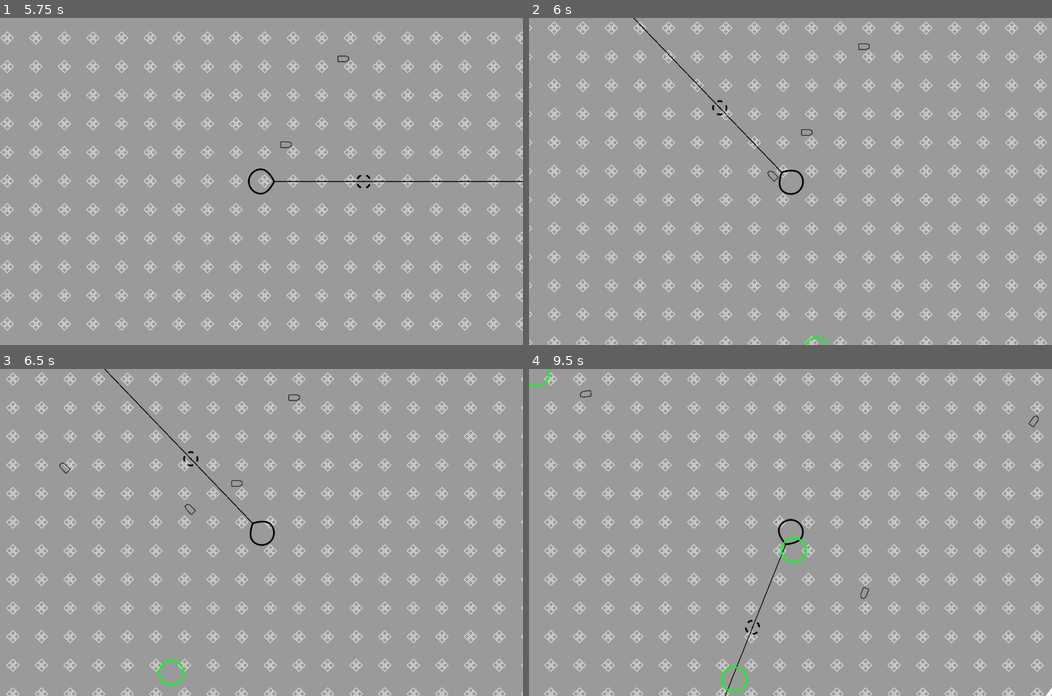
Above: before the commit, frames 1-4 (two rows, left to right).
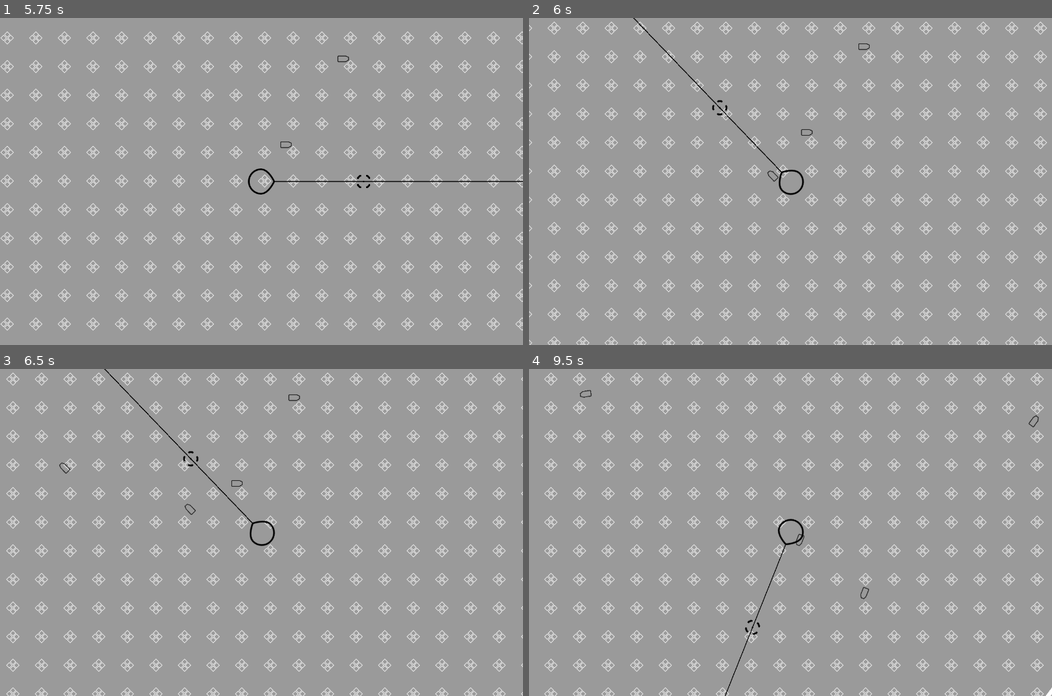
Above: after the commit, the same moments.

Repository: uvmain/zapfour
Game: Godot game, scene res://main/main.tscn
Same seed, same stepped clock (60 frames per second), same inputs: the game is played once before the commit and once after it.
Inputs (mouse positions are in pixels of both pictures, inside the frame that each line leads up to):
- Up to frame 1 (5.75 s): tap Enter at 0.5 s; move the mouse to (376, 165) at 0.52 s; hold D (player_right) 0.53-1.28 s; move the mouse to (156, 197) at 1.27 s; hold S (player_down) 1.28-2.03 s; move the mouse to (313, 109) at 2.02 s; hold D (player_right) 2.03-2.78 s; move the mouse to (235, 246) at 2.77 s; hold W (player_up) 2.78-3.53 s; move the mouse to (418, 230) at 3.52 s; hold A (player_left) 3.53-5.03 s; move the mouse to (104, 132) at 4.27 s; move the mouse to (287, 181) at 5.02 s; hold S (player_down) from 5.03 s (still down)
- Up to frame 2 (6 s): move the mouse to (712, 99) at 5.77 s; release S (player_down) at 5.78 s; hold D (player_right) from 5.78 s (still down)
- Up to frame 3 (6.5 s): keep holding D (player_right)
- Up to frame 4 (9.5 s): move the mouse to (905, 516) at 6.52 s; release D (player_right) at 6.53 s; hold W (player_up) 6.53-7.28 s; move the mouse to (685, 548) at 7.27 s; hold D (player_right) 7.28-8.03 s; move the mouse to (842, 460) at 8.02 s; hold S (player_down) 8.03-8.78 s; move the mouse to (764, 597) at 8.77 s; hold A (player_left) from 8.78 s (still down)

Frame 1 is identical in both runs. In frame 2, less than 0.1% of the frame differs, in the area x 52-58%, y 97-100%; in frame 3, 0.1%; in frame 4, 0.3%, in the area x 0-54%, y 0-99%.
Error after the commit: Parse Error: Identifier "Points" not declared in the current scope. (res://enemies/spawner.gd:12)

Commit message:
use enum for spawn type

Diff:
--- a/enemies/enemymanager.tscn
+++ b/enemies/enemymanager.tscn
@@ -1,8 +1,9 @@
-[gd_scene load_steps=4 format=3 uid="uid://cxechq5in7mys"]
+[gd_scene load_steps=5 format=3 uid="uid://cxechq5in7mys"]
 
 [ext_resource type="Script" path="res://enemies/enemymanager.gd" id="1_bb3wu"]
 [ext_resource type="PackedScene" uid="uid://c268sxgkg355n" path="res://enemies/green.tscn" id="2_ockr4"]
-[ext_resource type="Script" path="res://enemies/spawner_green.gd" id="3_3dxkp"]
+[ext_resource type="Script" path="res://enemies/spawner.gd" id="2_retea"]
+[ext_resource type="PackedScene" uid="uid://bxb2g388a68yr" path="res://enemies/purple.tscn" id="4_h2t34"]
 
 [node name="EnemyManager" type="Node2D"]
 script = ExtResource("1_bb3wu")
@@ -13,7 +14,13 @@
 [node name="Spawners" type="Node2D" parent="."]
 
 [node name="Green" type="Node2D" parent="Spawners"]
-script = ExtResource("3_3dxkp")
+script = ExtResource("2_retea")
 enemy_scene = ExtResource("2_ockr4")
+spawn_type = 1
+
+[node name="Purple" type="Node2D" parent="Spawners"]
+script = ExtResource("2_retea")
+enemy_scene = ExtResource("4_h2t34")
+spawn_type = 1
 
 [node name="EnemyHolder" type="Node2D" parent="." groups=["EnemyHolder"]]
--- a/enemies/green.tscn
+++ b/enemies/green.tscn
@@ -8,6 +8,7 @@
 
 [node name="Green" type="Area2D" groups=["Enemies"]]
 script = ExtResource("1_pdcx1")
+health = 1
 
 [node name="Sprite2D" type="Sprite2D" parent="."]
 modulate = Color(0, 1, 0.113725, 1)
--- /dev/null
+++ b/enemies/purple.gd
@@ -0,0 +1,31 @@
+extends Area2D
+
+var player
+var direction : Vector2
+@export var speed = 150
+@export var speed_variation = 50
+@export var health: int = 2
+
+func _ready():
+	player = get_tree().get_first_node_in_group("Player")
+
+
+func move_towards_player(delta):
+	direction = (player.position - position).normalized()
+	direction *= ((speed + randf_range(1 - speed_variation, 1 + speed_variation)) * delta)
+	position += direction
+
+
+func _physics_process(delta):
+	look_at(player.position)
+	move_towards_player(delta)
+
+
+func take_damage(amount:int) -> void:
+	health -= amount
+	if health <= 0:
+		die()
+
+
+func die():
+	queue_free()
--- /dev/null
+++ b/enemies/purple.tscn
@@ -0,0 +1,18 @@
+[gd_scene load_steps=4 format=3 uid="uid://bxb2g388a68yr"]
+
+[ext_resource type="Script" path="res://enemies/purple.gd" id="1_p3d2m"]
+[ext_resource type="Texture2D" uid="uid://caa6hjjklbhdv" path="res://assets/textures/enemy_placeholder.png" id="2_t02v7"]
+
+[sub_resource type="CircleShape2D" id="CircleShape2D_2e5mr"]
+radius = 34.0147
+
+[node name="Purple" type="Area2D" groups=["Enemies"]]
+script = ExtResource("1_p3d2m")
+
+[node name="Sprite2D" type="Sprite2D" parent="."]
+modulate = Color(0.611765, 0.00392157, 0.960784, 1)
+rotation = 1.5708
+texture = ExtResource("2_t02v7")
+
+[node name="CollisionShape2D" type="CollisionShape2D" parent="."]
+shape = SubResource("CircleShape2D_2e5mr")
--- /dev/null
+++ b/enemies/spawner.gd
@@ -0,0 +1,29 @@
+extends Node2D
+
+enum SpawnType {
+	Points,
+	Random,
+	Circle,
+	Offscreen
+}
+
+@export var enemy_scene: PackedScene
+@export var spawn_count: int = 10
+@export_enum(Points, Random, Circle, Offscreen) var spawn_type
+
+
+@onready var enemy_holder: Node2D = get_tree().get_first_node_in_group("EnemyHolder")
+
+
+func spawn():
+	for i in spawn_count:
+		var new_enemy = enemy_scene.instantiate()
+		enemy_holder.add_child(new_enemy)
+		new_enemy.position = get_spawn_positions()
+		print(spawn_type)
+
+func get_spawn_positions():
+	var new_position: Vector2
+	match spawn_type:
+		SpawnType.Random: new_position = Globals.get_random_position_within_perimeter()
+	return new_position
--- a/enemies/spawner_green.gd
+++ /dev/null
@@ -1,13 +0,0 @@
-extends Node2D
-
-@export var enemy_scene: PackedScene
-var enemy_holder
-
-
-func _ready():
-	enemy_holder = get_tree().get_first_node_in_group("EnemyHolder")
-
-func spawn():
-	var new_enemy = enemy_scene.instantiate()
-	enemy_holder.add_child(new_enemy)
-	new_enemy.position = Globals.get_random_position_within_perimeter()
